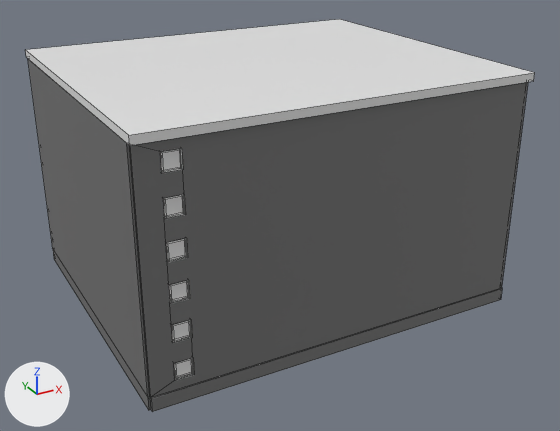
A saved change to the FBX model OSB3D/Assets/Prefabs/Import/Buildings/BCC30_F06_01.fbx.
Camera for both pictures: a camera (50 mm lens) standing at (10.3, -12.0, 31.5) and looking at (37.9, 38.3, 6.3). Arrows for +X, +Y and +Z are at lower left; the lights stay in place. Mesh edges are drawn as thin lines. Where no turn or scale is listed for an object, it has been applied to the vertices.

The older version as bpy lines, for what is in view:
```python
mat_facade_004 = principled_material('Facade.004')
mat_facade_004.base_color = (0.168, 0.168, 0.168)  # grey #727272
mat_facade_004.roughness = 0.701
mat_frame_004 = principled_material('Frame.004')
mat_frame_004.base_color = (0.8, 0.8, 0.8)  # white #e7e7e7
mat_roof_004 = principled_material('Roof.004')
mat_roof_004.base_color = (0.8, 0.8, 0.8)  # white #e7e7e7
mat_roof_004.roughness = 0.4
mat_slab_004 = principled_material('Slab.004')
mat_slab_004.base_color = (0.168, 0.168, 0.168)  # grey #727272
mat_slab_004.roughness = 0.701
mat_windowglass_004 = principled_material('WindowGlass.004')
mat_windowglass_004.base_color = (0.8, 0.8, 0.8)  # white #e7e7e7
mat_windowglass_004.roughness = 0.4
me_cube_066 = bpy.data.meshes.new('Cube.066')
me_cube_066.from_pydata(...)  # 1849 vertices, 1530 faces; spans x -15.0..15.1, y -12.8..12.8, z -9.5..9.1
me_cube_066.materials.append(mat_slab_004)  # grey #727272
me_cube_066.materials.append(mat_roof_004)  # white #e7e7e7
me_cube_066.materials.append(mat_facade_004)  # grey #727272
me_cube_066.materials.append(mat_frame_004)  # white #e7e7e7
me_cube_066.materials.append(mat_doorpanel_004)  # white #e7e7e7
me_cube_066.materials.append(mat_door_004)  # white #e7e7e7
me_cube_066.materials.append(mat_doorknob_004)  # yellow #e7b43d
me_cube_066.materials.append(mat_windowglass_004)  # white #e7e7e7
me_cube_066.materials.append(mat_stair_004)  # grey #727272
ob_bcc30_f06_01 = bpy.data.objects.new('BCC30_F06_01', me_cube_066)
ob_bcc30_f06_01.location = (37.5, 40.0, 9.5)
```
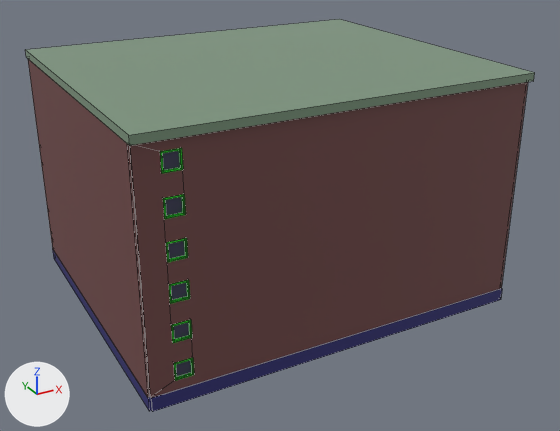
What differs and where, as boxes (x1, y1, x2, y2) in the pictures (560 x 431 px):
'BCC30_F06_01', recoloured (grey to brown)
    both: (25, 19, 535, 412)

Patch to the scene script:
```diff
--- a/OSB3D/Assets/Prefabs/Import/Buildings/BCC30_F06_01.fbx.py
+++ b/OSB3D/Assets/Prefabs/Import/Buildings/BCC30_F06_01.fbx.py
@@ mat_slab_004 @@
 mat_slab_004 = principled_material('Slab.004')
-mat_slab_004.base_color = (0.168, 0.168, 0.168)  # grey #727272
+mat_slab_004.base_color = (0.0266, 0.0244, 0.168)  # dark blue #2d2b72
 mat_slab_004.roughness = 0.701
@@ mat_roof_004 @@
 mat_roof_004 = principled_material('Roof.004')
-mat_roof_004.base_color = (0.8, 0.8, 0.8)  # white #e7e7e7
+mat_roof_004.base_color = (0.197, 0.299, 0.201)  # green #7b957c
 mat_roof_004.roughness = 0.4
@@ mat_facade_004 @@
 mat_facade_004 = principled_material('Facade.004')
-mat_facade_004.base_color = (0.168, 0.168, 0.168)  # grey #727272
+mat_facade_004.base_color = (0.168, 0.0656, 0.0646)  # brown #724848
 mat_facade_004.roughness = 0.701
@@ mat_frame_004 @@
 mat_frame_004 = principled_material('Frame.004')
-mat_frame_004.base_color = (0.8, 0.8, 0.8)  # white #e7e7e7
+mat_frame_004.base_color = (0.00737, 0.8, 0.0111)  # green #15e71b
@@ mat_windowglass_004 @@
 mat_windowglass_004 = principled_material('WindowGlass.004')
-mat_windowglass_004.base_color = (0.8, 0.8, 0.8)  # white #e7e7e7
+mat_windowglass_004.base_color = (0.0482, 0.0435, 0.0985)  # dark blue #3e3b58
 mat_windowglass_004.roughness = 0.4
```
